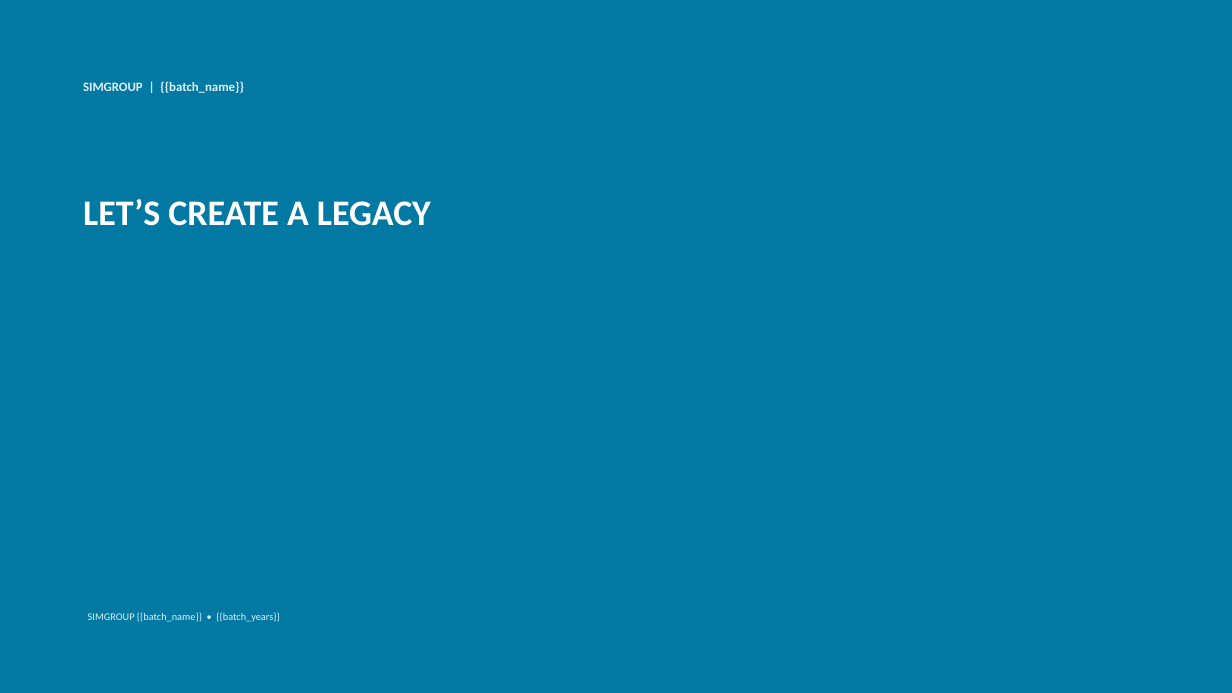
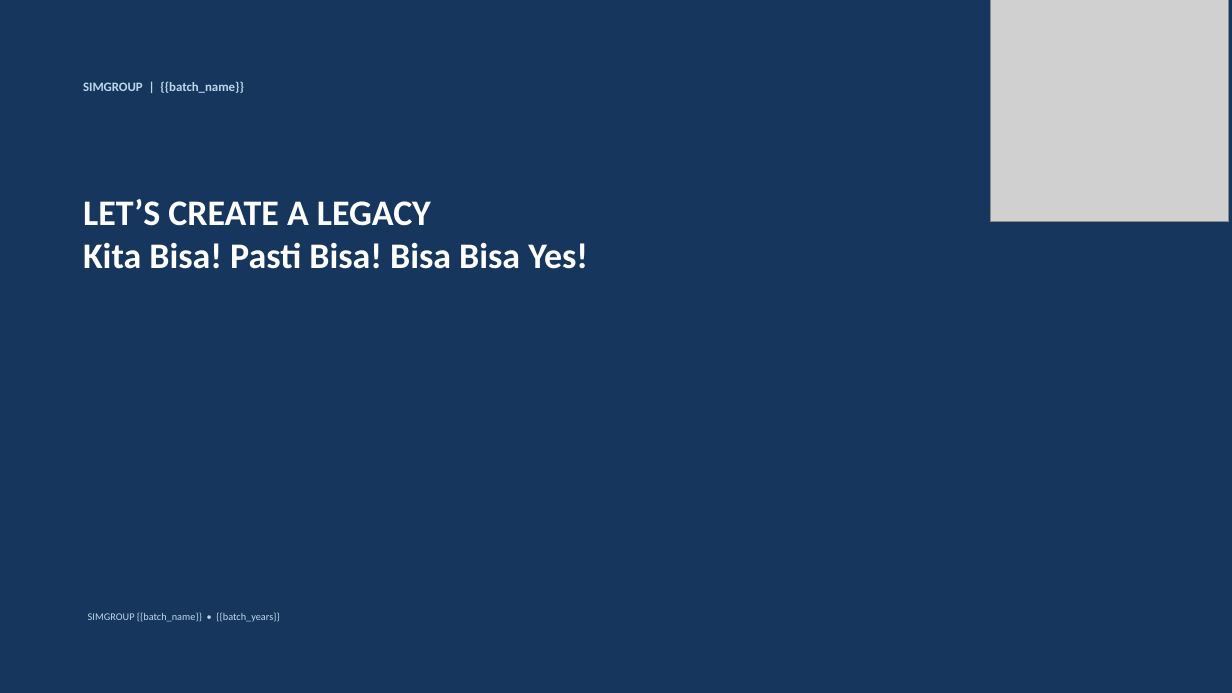
Before and after one commit to muhammad-febriansyah/portal-qcc, a slide deck: slide 4 of resources/templates/proposal-presentation.pptx. Drawn at 1232x693 pixels with LibreOffice and Linux fonts; fonts in the diff are those of the drawing; grey boxes stand for pictures. Boxes give left, top, right and bottom in pixels: in the first picture for what was removed or moved away, otherwise in the second. Text is boxed around its words. In the diff, an @@ line names an element or a change of style, - is before the commit and + after.

Commit message:
feat: build the proposal deck on the QCC Batch 4 template
The deck now follows the designer's "Template Output PPT Proposal QCC
Batch 4": navy cover with its accent stripes, the QCC SIMGROUP logo on
every slide, navy headings, a light-blue gantt header with navy bars and
the "Kita Bisa! Pasti Bisa! Bisa Bisa Yes!" closing slide. The batch name
and years are filled in rather than fixed to Batch 4.

Cards are plain white without border or shadow, and text uses Calibri
because Aptos is missing on many office PCs. Sections still flow over two
columns and on to the next slide, and the schedule continues on the next
slide when needed, so no text is cut.

```diff
--- a/resources/templates/proposal-presentation.pptx
+++ b/resources/templates/proposal-presentation.pptx
@@ rectangle at bbox=[0, 0, 1232, 693]: fill #0179A3 to #17365D @@
@@ picture added at bbox=[991, 0, 1229, 222] @@
@@ text "SIMGROUP | {{batch_name}}" at bbox=[83, 81, 244, 93]: text colour #DFF1F8 to #BED7EB @@
@@ text at bbox=[83, 243, 588, 269]: paragraph added @@
+Kita Bisa! Pasti Bisa! Bisa Bisa Yes!
@@ text "SIMGROUP {{batch_name}} • {{batch_years}}" at bbox=[88, 612, 279, 622]: text colour #DFF1F8 to #BED7EB @@
```
Also in this commit, not shown: 3 other slides changed, 2 other files.
